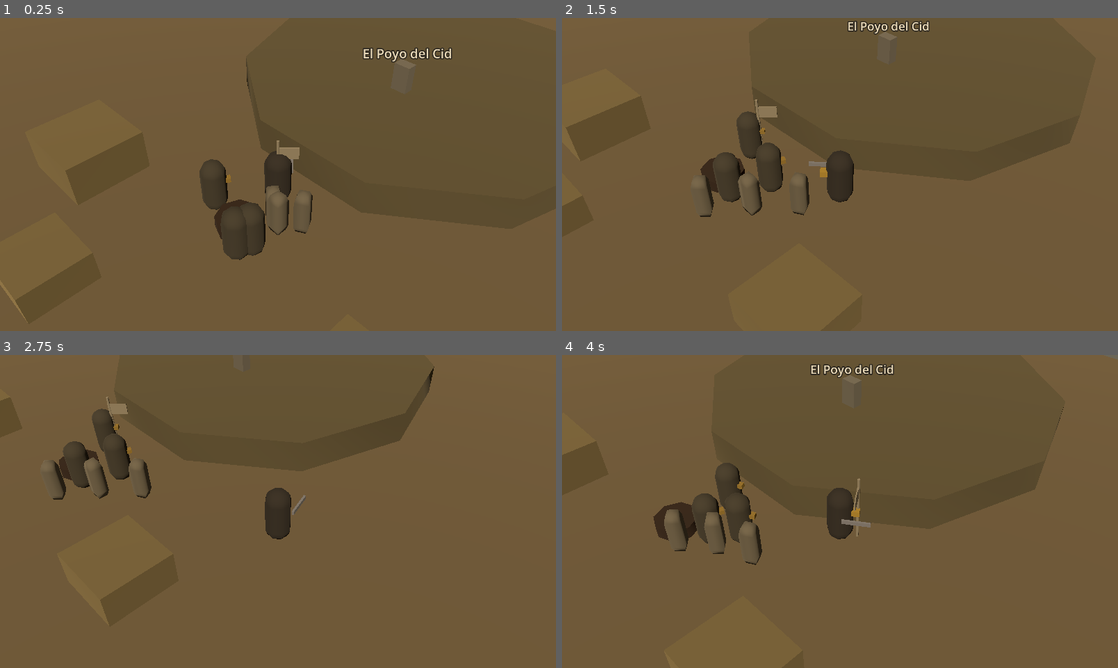
Above: before the commit, frames 1-4 (two rows, left to right).
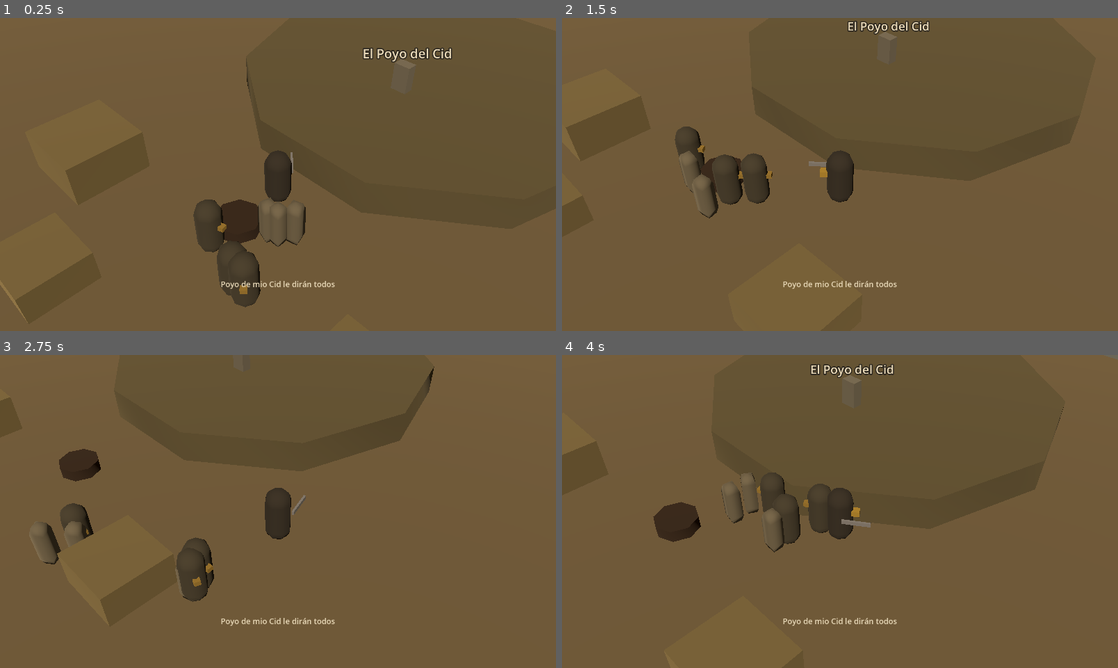
Above: after the commit, the same moments.

Repository: lqborges/mio-cid
Game: Godot game, scene res://content/chapters/a1_poyo/world.tscn
Two runs of this game, one before a commit and one after it. Both use one fixed random seed, a clock stepped at 60 frames per second and the inputs below. This scene is started directly instead of the project's main scene.
Inputs (mouse positions are in pixels of both pictures, inside the frame that each line leads up to):
- Up to frame 1 (0.25 s): no input
- Up to frame 2 (1.5 s): move the mouse to (962, 158) at 0.52 s; hold D (move_right) 0.53-1.28 s; hold E (interact) 0.53-1.28 s; tap Shift (run) at 0.8, 1.35 s; move the mouse to (728, 190) at 1.27 s; hold S (move_back) from 1.28 s (still down)
- Up to frame 3 (2.75 s): tap E (interact) at 1.55 s; move the mouse to (333, 442) at 2.02 s; release S (move_back) at 2.03 s; hold D (move_right) from 2.03 s (still down); hold Right mouse button (click_move) from 2.03 s (still down); tap Shift (run) at 2.3 s
- Up to frame 4 (4 s): move the mouse to (812, 574) at 2.77 s; release D (move_right) at 2.78 s; release Right mouse button (click_move) at 2.78 s; hold W (move_forward) 2.78-3.53 s; tap Space (dodge) at 2.85 s; tap E (interact) at 3.05 s; move the mouse to (1006, 558) at 3.52 s; hold A (move_left) from 3.53 s (still down); hold E (interact) from 3.53 s (still down); tap Shift (run) at 3.8 s

The runs differ from the first frame. In frame 1, 3.2% of the frame differs, in the area x 34-61%, y 39-93%; in frame 2, 2.5%; in frame 3, 3.5%, in the area x 7-61%, y 13-87%; in frame 4, 3.1%.

Commit message:
fix: address review feedback for El Poyo camp hub

Diff:
--- a/content/chapters/a1_poyo/world.gd
+++ b/content/chapters/a1_poyo/world.gd
@@ -9,25 +9,14 @@
 
 var intro_played: bool = false
 var intro_skipped: bool = false
-var _booted: bool = false
-
-
-func _enter_tree() -> void:
-	_boot()
+var _cid_in_rest: bool = false
 
 
 func _ready() -> void:
-	_boot()
+	_bind_chapter()
 	_connect_zones()
-
-
-func _boot() -> void:
-	if _booted:
-		return
-	_booted = true
-	_bind_chapter()
+	# WHY: HallWhisper.line is @onready; whispering from _enter_tree drops the line.
 	apply_arrival()
-	_set_camp_night()
 
 
 func apply_arrival() -> void:
@@ -99,24 +88,34 @@
 		runner.current_id = BEAT_ID
 
 
-func _set_camp_night() -> void:
-	var clock := _clock()
-	if clock != null and "segment" in clock:
-		clock.segment = 1
-
-
 func _connect_zones() -> void:
 	var rest: Area3D = get_node_or_null("RestZone") as Area3D
-	if rest != null and not rest.body_entered.is_connected(_on_rest_entered):
-		rest.body_entered.connect(_on_rest_entered)
+	if rest != null:
+		if not rest.body_entered.is_connected(_on_rest_entered):
+			rest.body_entered.connect(_on_rest_entered)
+		if not rest.body_exited.is_connected(_on_rest_exited):
+			rest.body_exited.connect(_on_rest_exited)
 	var exit_zone: Area3D = get_node_or_null("TevarExit") as Area3D
 	if exit_zone != null and not exit_zone.body_entered.is_connected(_on_tevar_entered):
 		exit_zone.body_entered.connect(_on_tevar_entered)
 
 
+func _input(event: InputEvent) -> void:
+	if event.is_echo() or not event.is_pressed():
+		return
+	if _cid_in_rest and event.is_action_pressed("interact"):
+		rest_camp()
+		get_viewport().set_input_as_handled()
+
+
 func _on_rest_entered(body: Node) -> void:
 	if body != null and body.has_method("facing_dir"):
-		rest_camp()
+		_cid_in_rest = true
+
+
+func _on_rest_exited(body: Node) -> void:
+	if body != null and body.has_method("facing_dir"):
+		_cid_in_rest = false
 
 
 func _on_tevar_entered(body: Node) -> void:
--- a/content/chapters/a1_poyo/world.tscn
+++ b/content/chapters/a1_poyo/world.tscn
@@ -50,7 +50,7 @@
 polygons = [PackedInt32Array(0, 1, 2), PackedInt32Array(0, 2, 3)]
 
 [sub_resource type="BoxShape3D" id="Box_rest"]
-size = Vector3(8, 2.4, 8)
+size = Vector3(2.2, 2.4, 2.2)
 
 [sub_resource type="BoxShape3D" id="Box_tevar"]
 size = Vector3(6, 2.4, 4)
--- a/game/ui/hall_whisper.gd
+++ b/game/ui/hall_whisper.gd
@@ -27,6 +27,8 @@
 
 
 func _show(text: String) -> void:
+	if line == null:
+		line = get_node_or_null("Line")
 	if line == null or text.is_empty():
 		return
 	line.text = text
--- a/tests/unit/test_poyo_hub.gd
+++ b/tests/unit/test_poyo_hub.gd
@@ -31,6 +31,7 @@
 	failures.append_array(_test_extra_raid_closed())
 	failures.append_array(_test_skip_repeatable_travel())
 	failures.append_array(_test_mesnada_can_camp())
+	failures.append_array(await _test_arrival_does_not_feed())
 	_finish(failures)
 
 
@@ -91,10 +92,21 @@
 		failures.append("first arrival must set poyo_named")
 	elif "poyo_named" not in _runner.flags:
 		failures.append("first arrival must set poyo_named")
+	if not _whisper_shows(first, "Poyo de mio Cid"):
+		failures.append("first arrival must whisper a1_poyo.arrive")
 	first.free()
 	_runner.restore(&"a1_poyo", PackedStringArray(["poyo_named", "hub_lock_cardena"]))
-	if _runner.director != null and int(_runner.director.step_index) < 1:
-		failures.append("BeatDirector must skip the named arrival on a return visit")
+	if _runner.director == null:
+		failures.append("BeatDirector missing after return-visit start")
+	else:
+		if int(_runner.director.step_index) != 1:
+			failures.append("return visit must land on camp step, index %s" % _runner.director.step_index)
+		if _runner.director.steps.size() < 2:
+			failures.append("Poyo beats must keep the camp step")
+		else:
+			var camp_step: Variant = _runner.director.steps[1]
+			if not (camp_step is Dictionary) or str(camp_step.get("id", "")) != "camp":
+				failures.append("return visit steps[1] must be camp, got %s" % str(camp_step))
 	var second: Node = (packed as PackedScene).instantiate()
 	root.add_child(second)
 	if second.has_method("apply_arrival"):
@@ -186,6 +198,9 @@
 
 func _test_mesnada_can_camp() -> PackedStringArray:
 	var failures: PackedStringArray = []
+	var clock: Node = root.get_node_or_null(NodePath("CampaignClock"))
+	if clock != null and clock.has_method("reset"):
+		clock.reset()
 	if _runner != null and _runner.has_method("restore"):
 		_runner.restore(&"a1_poyo", PackedStringArray(["poyo_named"]))
 	var packed: Resource = load(WORLD_PATH)
@@ -198,15 +213,68 @@
 		failures.append("Poyo mesnada missing follow AI")
 		world.free()
 		return failures
+	var days_before := 0
+	var plazo_before := 9
+	var segment_before := 0
+	if clock != null:
+		days_before = int(clock.days_elapsed)
+		plazo_before = int(clock.plazo_days_left)
+		segment_before = int(clock.segment)
 	if world.has_method("rest_camp"):
 		world.rest_camp()
 	if str(mesnada.get("formation")) != "wedge":
 		failures.append("rest_camp should plant the banner so the mesnada can camp")
+	if clock == null:
+		failures.append("CampaignClock missing")
+	else:
+		if int(clock.days_elapsed) != days_before + 1:
+			failures.append("rest_camp must tick one night, days %s -> %s" % [days_before, clock.days_elapsed])
+		if int(clock.plazo_days_left) != plazo_before:
+			failures.append("rest_camp must not advance plazo, left %s" % clock.plazo_days_left)
+		if int(clock.segment) != segment_before:
+			failures.append("rest_camp must restore segment %s, got %s" % [segment_before, clock.segment])
+	world.free()
+	return failures
+
+
+func _test_arrival_does_not_feed() -> PackedStringArray:
+	var failures: PackedStringArray = []
 	var clock: Node = root.get_node_or_null(NodePath("CampaignClock"))
-	if clock != null and "segment" in clock and int(clock.segment) != 1 and not clock.has_method("rest_camp"):
-		failures.append("Poyo camp should use CampaignClock camp night")
+	if clock != null and clock.has_method("reset"):
+		clock.reset()
+	var days_before := 0
+	var segment_before := 0
+	if clock != null:
+		days_before = int(clock.days_elapsed)
+		segment_before = int(clock.segment)
+	if _runner != null and _runner.has_method("restore"):
+		_runner.restore(&"a1_poyo", PackedStringArray())
+	var packed: Resource = load(WORLD_PATH)
+	var world: Node = (packed as PackedScene).instantiate()
+	root.add_child(world)
+	if world.has_method("apply_arrival"):
+		world.apply_arrival()
+	await physics_frame
+	await physics_frame
+	if clock != null:
+		if int(clock.days_elapsed) != days_before:
+			failures.append("arrival must not spend a feed night, days %s -> %s" % [days_before, clock.days_elapsed])
+		if int(clock.segment) != segment_before:
+			failures.append("arrival must not stick CAMP_NIGHT, segment %s" % clock.segment)
+	if world.get("_cid_in_rest") == true:
+		failures.append("Cid spawn must not sit inside RestZone")
 	world.free()
 	return failures
+
+
+func _whisper_shows(world: Node, snippet: String) -> bool:
+	var whisper: Node = world.find_child("HallWhisper", true, false)
+	if whisper == null:
+		return false
+	var line: Node = whisper.get_node_or_null("Line")
+	if line == null:
+		return false
+	return str(line.get("text")).find(snippet) >= 0
 
 
 func _finish(failures: PackedStringArray) -> void:
Not shown, changed: tests/unit/test_poyo_hub.py
